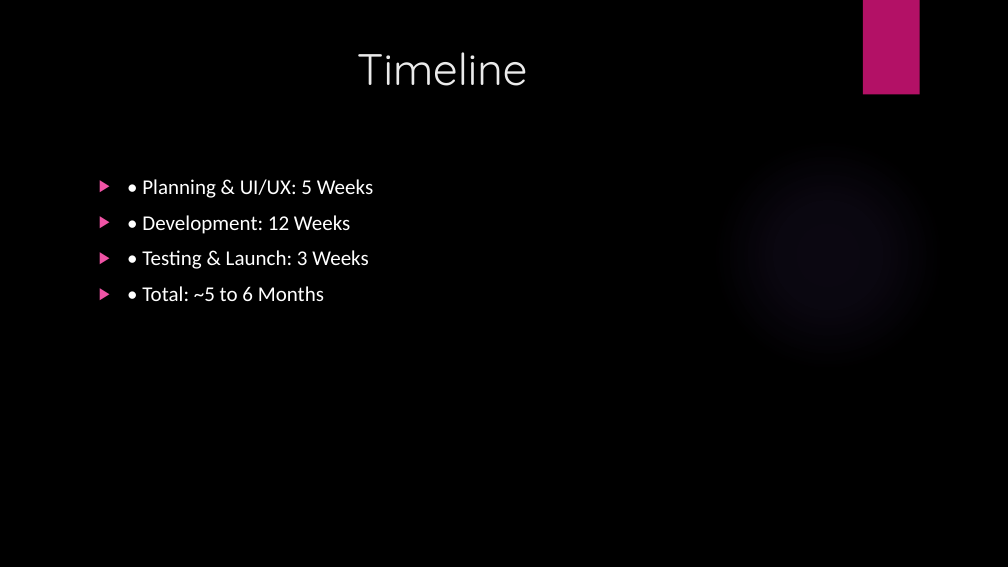
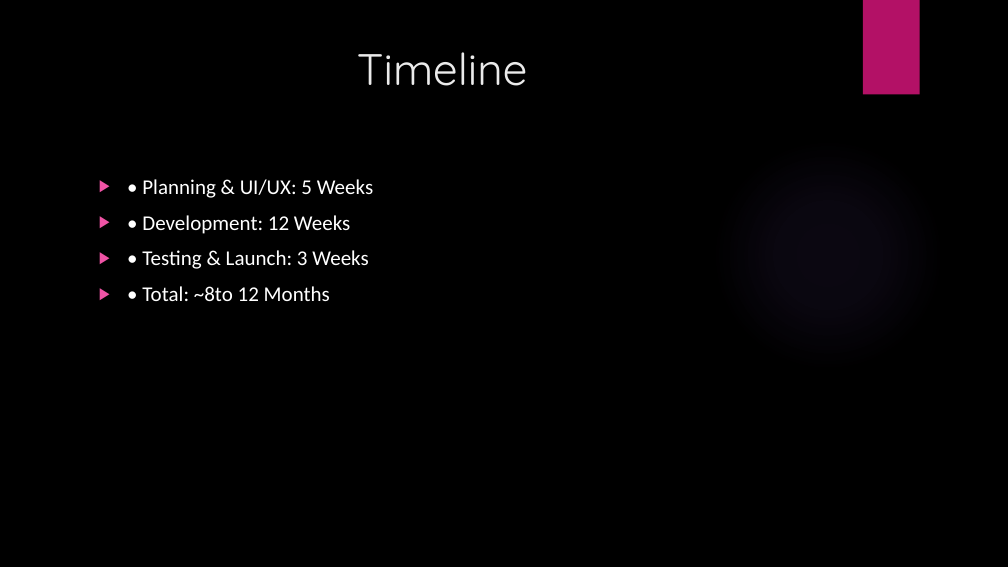
Before and after one commit to RamishCodes/Ramishportfolio, a slide deck: slide 11 of App Proposal.pptx. Drawn at 1008x567 pixels with LibreOffice and Linux fonts; fonts in the diff are those of the drawing; background and template pictures are left out. Boxes give left, top, right and bottom in pixels: in the first picture for what was removed or moved away, otherwise in the second. Text is boxed around its words. In the diff, an @@ line names an element or a change of style, - is before the commit and + after.

```diff
--- a/App Proposal.pptx
+++ b/App Proposal.pptx
@@ text at (142, 286, 330, 301): text changed @@
-▶ • Total: ~5 to 6 Months
+▶ • Total: ~8to 12 Months
```
Also in this commit, not shown: 3 other slides changed.
